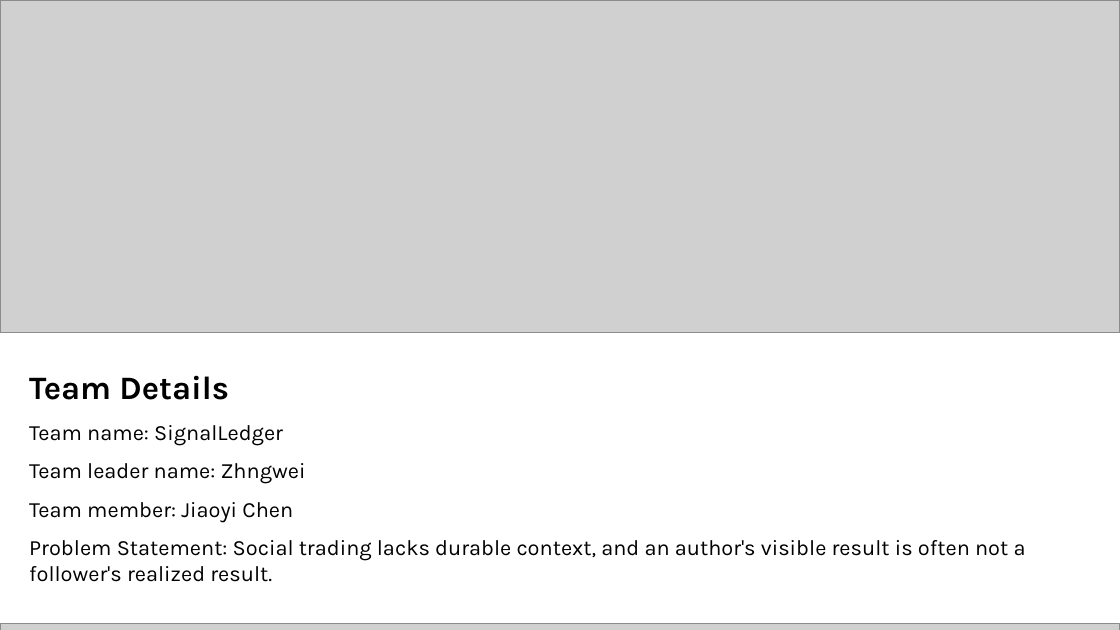
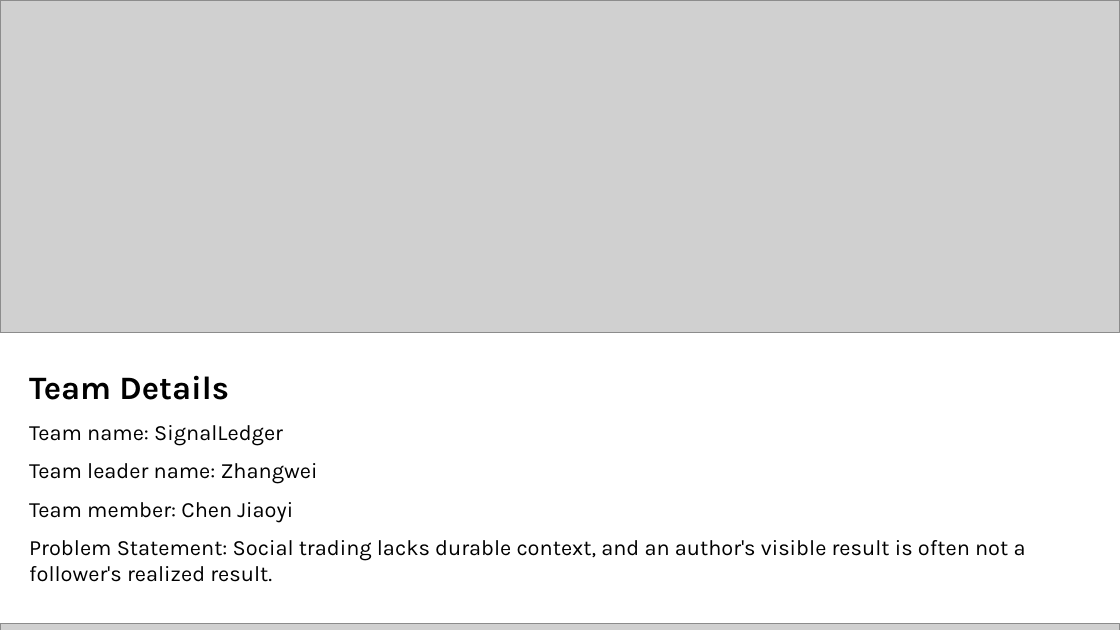
Before and after one commit to vzzzzzzz17/signalledger-ai-builder-cup-2026, a slide deck: slide 1 of SignalLedger-Official-Submission-Template.pptx. Drawn at 1120x630 pixels with LibreOffice and Linux fonts; fonts in the diff are those of the drawing; grey boxes stand for pictures. Boxes give left, top, right and bottom in pixels: in the first picture for what was removed or moved away, otherwise in the second. Text is boxed around its words. In the diff, an @@ line names an element or a change of style, - is before the commit and + after.

Commit message:
Correct team names in demo and submission deck

```diff
--- a/SignalLedger-Official-Submission-Template.pptx
+++ b/SignalLedger-Official-Submission-Template.pptx
@@ text at (29,463,318,523): text changed @@
-Team leader name: Zhngwei
-Team member: Jiaoyi Chen
+Team leader name: Zhangwei
+Team member: Chen Jiaoyi
```
Also in this commit, not shown: 3 other files.
